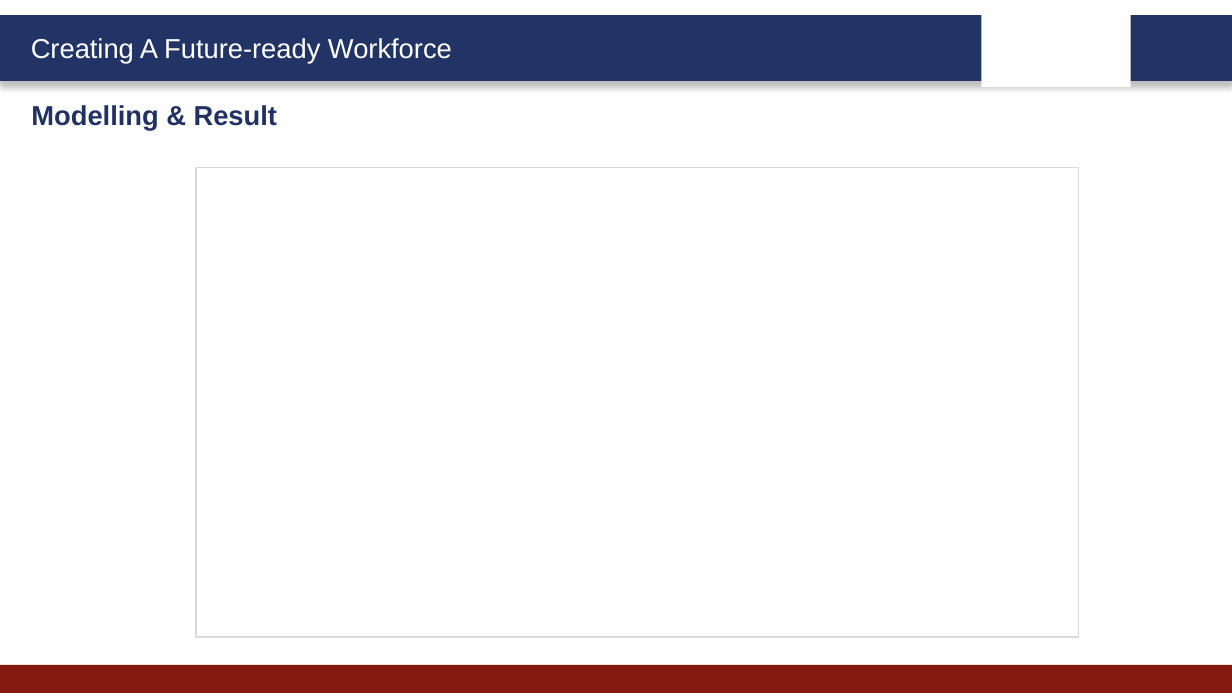
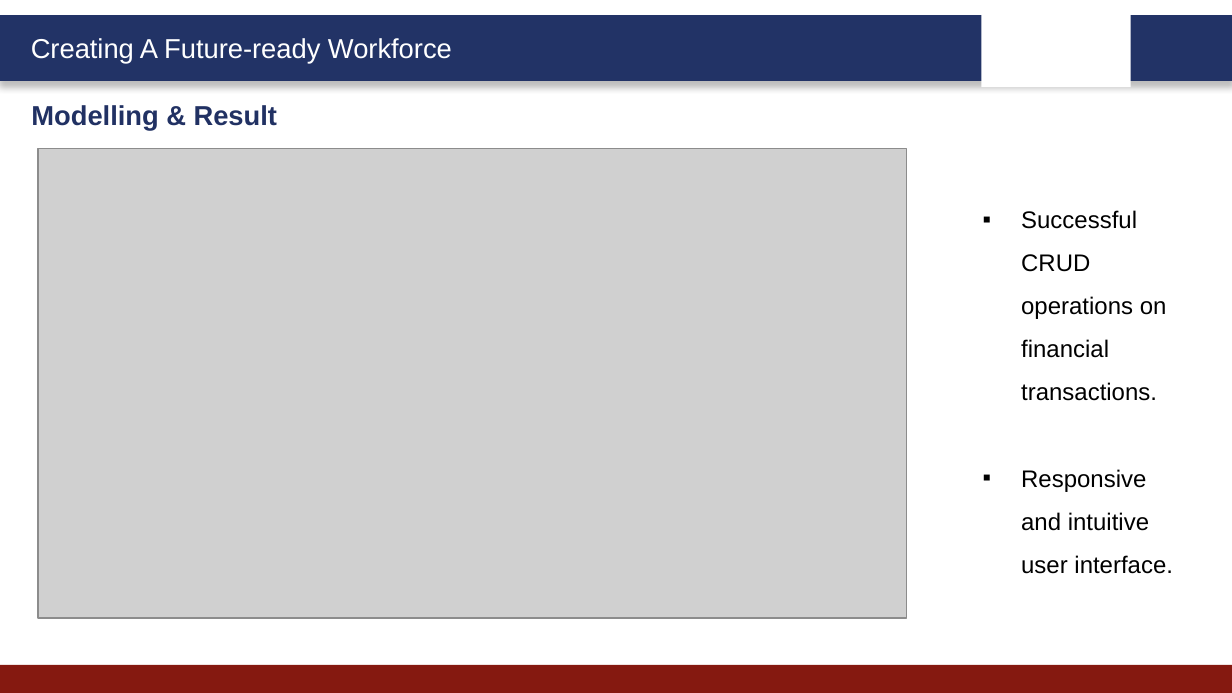
Before and after one commit to amalpk531/FINANCE-TRACKER, a slide deck: slide 9 of FINANCE TRACKER PROJECT DOCUMENTATION.pptx. Drawn at 1232x693 pixels with LibreOffice and Linux fonts; fonts in the diff are those of the drawing; grey boxes stand for pictures; background and template pictures are left out. Boxes give left, top, right and bottom in pixels: in the first picture for what was removed or moved away, otherwise in the second. Text is boxed around its words. In the diff, an @@ line names an element or a change of style, - is before the commit and + after.

Commit message:
ppt

```diff
--- a/FINANCE TRACKER PROJECT DOCUMENTATION.pptx
+++ b/FINANCE TRACKER PROJECT DOCUMENTATION.pptx
@@ picture added at (38, 149, 907, 618) @@
@@ rectangle removed at (196, 168, 1078, 637) @@
@@ text added at (1021, 210, 1173, 574), 14 pt, text #000000 @@
+▪ Successful CRUD operations on financial transactions.
+▪ Responsive and intuitive user interface.
```
Also in this commit, not shown: 8 other slides changed.
